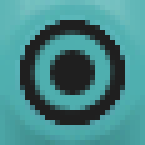
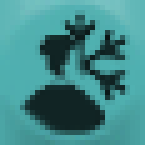
Two versions of the same layered image (145x145). Layer-by-layer changes:
hid "Ellipse 1" over (15, 15, 130, 130)
showed "Layer 22", painted on it over (15, 15, 125, 140)
added layer "Layer 50" above "Layer 21" over (15, 0, 140, 130)
showed "Layer 46" over (15, 0, 140, 140)
